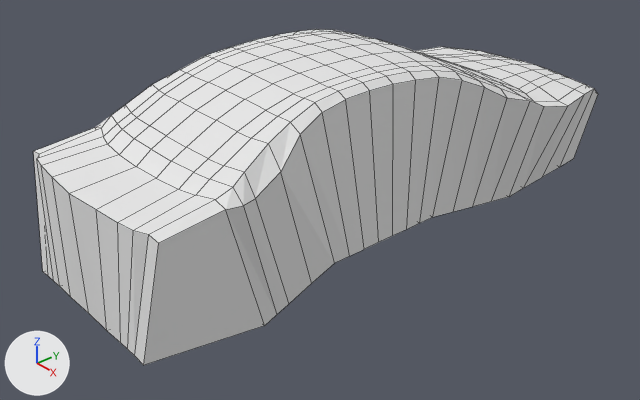
Before and after pictures for a commit that changed the Blender file Assets/3D Models/EvoCar.blend.
One viewpoint serves both versions: a 50 mm camera at (9.01, -8.65, 5.6) aimed at (-0.06, -0.84, -0.82). The lights are fixed; the arrows at lower left show +X, +Y and +Z. Mesh edges are drawn as thin lines.

The older version as bpy lines, for what is in view:
```python
me_cube = bpy.data.meshes.new('Cube')
me_cube.from_pydata(...)  # 252 vertices, 230 faces; spans x 0.0..1.73, y -4.82..4.65, z -1.47..1.56
me_cube.materials.append(mat_material)  # white #e7e7e7
ob_cube = bpy.data.objects.new('Cube', me_cube)
ob_cube.location = (0.0, 0.0, 0.0)
_m = ob_cube.modifiers.new('Mirror', 'MIRROR')
_m.use_clip = True
```
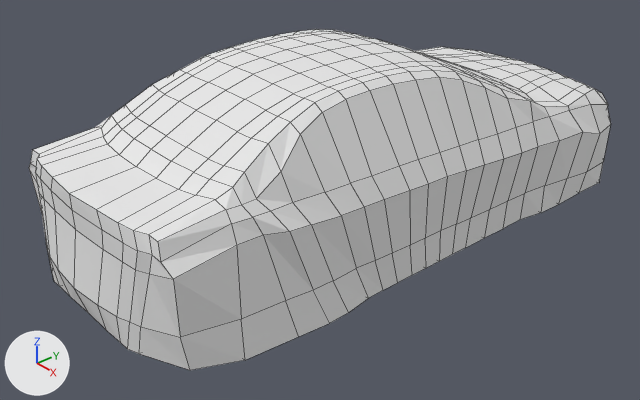
Where the change shows, as pixel boxes (x1, y1, x2, y2) in the pictures (640 x 400 px):
'Cube', reshaped
    before: (33, 29, 598, 365)
    after: (29, 29, 611, 370)
part 1 of me_cube, built on
    before: (33, 77, 598, 365)
    after: (29, 77, 611, 370)

The change in detail:
me_cube is used by ob_cube; location (0.0, 0.0, 0.0).
me_cube had 252 vertices, 230 faces and spanned x 0.0..1.73, y -4.82..4.65, z -1.47..1.56.
me_cube now has 345 vertices, 320 faces and spans x 0.0..2.0, y -4.94..4.82, z -1.27..1.56.
Part 1, on me_cube:
39 faces are deleted.
8 vertices in x 0.33, y -1.65..0.35, z -1.0 move by (0.67, 0.0, -0.26).
8 vertices in x 0.0, y -1.65..0.35, z -1.0 move by (0.0, 0.0, -0.26).
4 vertices in x 0.0..0.87, y -2.92, z -1.44 move by (0.0, -0.83, 0.24).
3 vertices in x 0.0..0.39, y 4.65, z -0.04..-0.03 move by (0.0, 0.13, -0.09).
3 vertices in x 0.67, y -1.08..-0.22, z -1.0 move by (1.21, 0.0, -0.26).
105 vertices move from x 0.0..1.61, y -4.8..4.64, z -1.47..0.7 to x 0.0..2.0, y -4.74..4.82, z -1.27..0.7.
49 vertices are added at x 0.0..1.95, y -4.94..4.79, z -1.26..0.46.
14 new vertices lie (-0.17, 0.0, 0.0) away from vertices in x 0.33..0.45, y -2.71..2.07, z -1.37..-1.0.
13 new vertices lie (-0.16, 0.0, 0.0) away from vertices in x 0.36..0.89, y -2.5..3.67, z -1.3..-1.23.
12 new vertices lie (-0.34, 0.0, 0.0) away from vertices in x 0.62..0.73, y -2.07..3.67, z -1.27..-1.25.
5 new vertices lie (-0.33, 0.0, 0.0) away from vertices in x 0.67..0.78, y -2.94..3.1, z -1.26..-1.21.
129 new faces join them.
